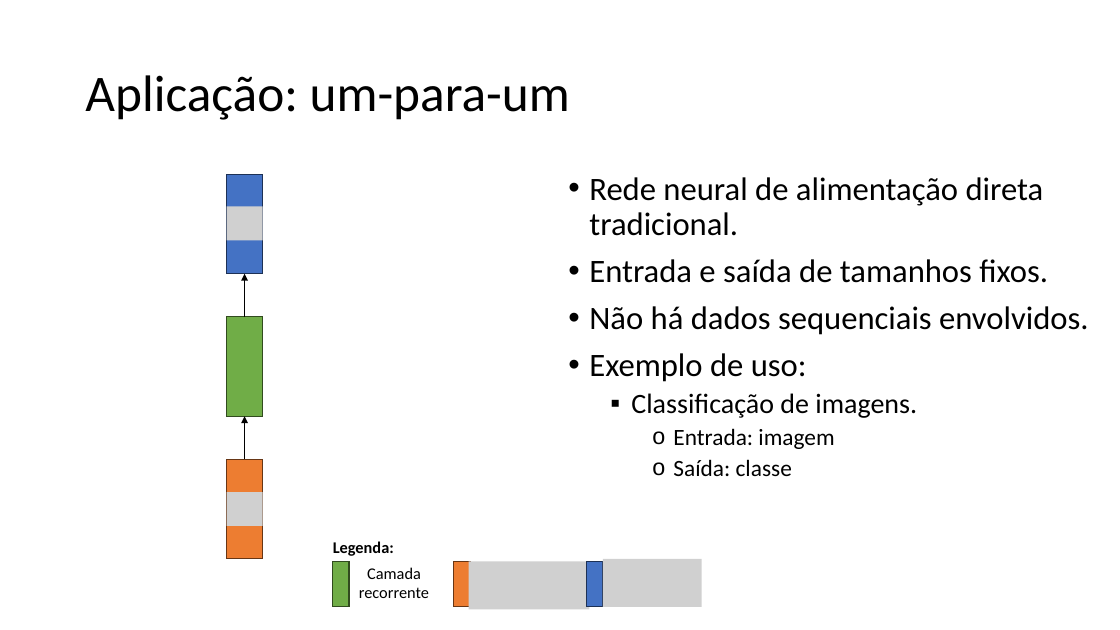
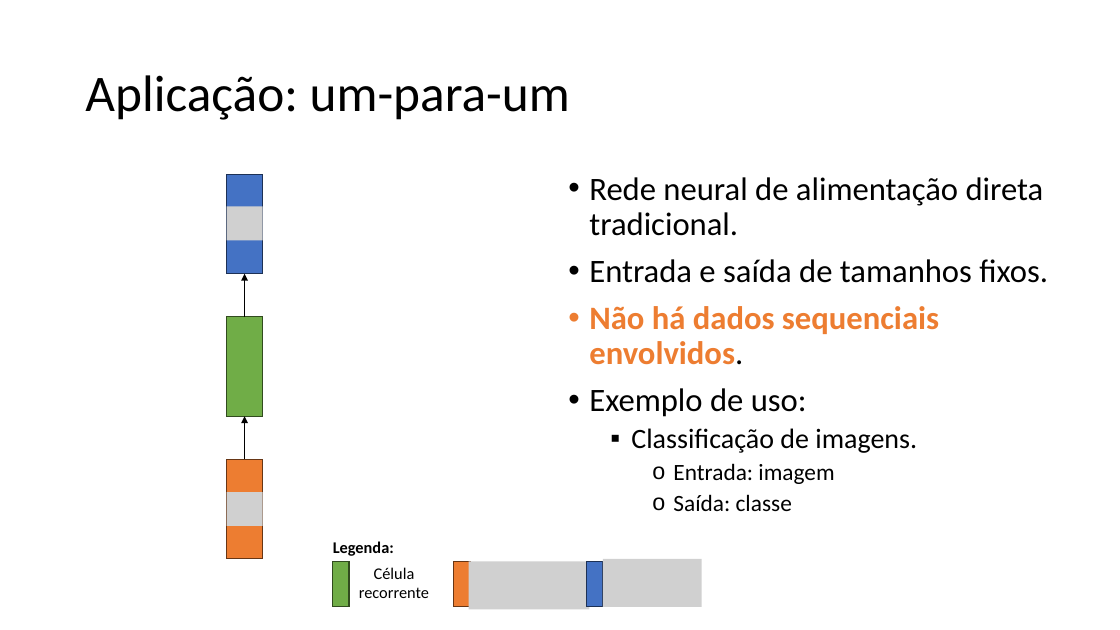
Before and after one commit to zz4fap/c24_inteligencia_artificial, a slide deck: slide 69 of slides/C24_RNN.pptx. Drawn at 1120x630 pixels with LibreOffice and Linux fonts; fonts in the diff are those of the drawing; grey boxes stand for pictures. Boxes give left, top, right and bottom in pixels: in the first picture for what was removed or moved away, otherwise in the second. Text is boxed around its words. In the diff, an @@ line names an element or a change of style, - is before the commit and + after.

```diff
--- a/slides/C24_RNN.pptx
+++ b/slides/C24_RNN.pptx
@@ text at [589,306,939,365]: text colour #000000 to #ED7D31, bold on in "Não há dados sequenciais envolvidos." @@
@@ text at [359,567,429,598]: text changed @@
-Camada recorrente
+Célula recorrente
```
Also in this commit, not shown: 12 other slides changed, 5 slides added, 3 slides removed, 2 other files.
